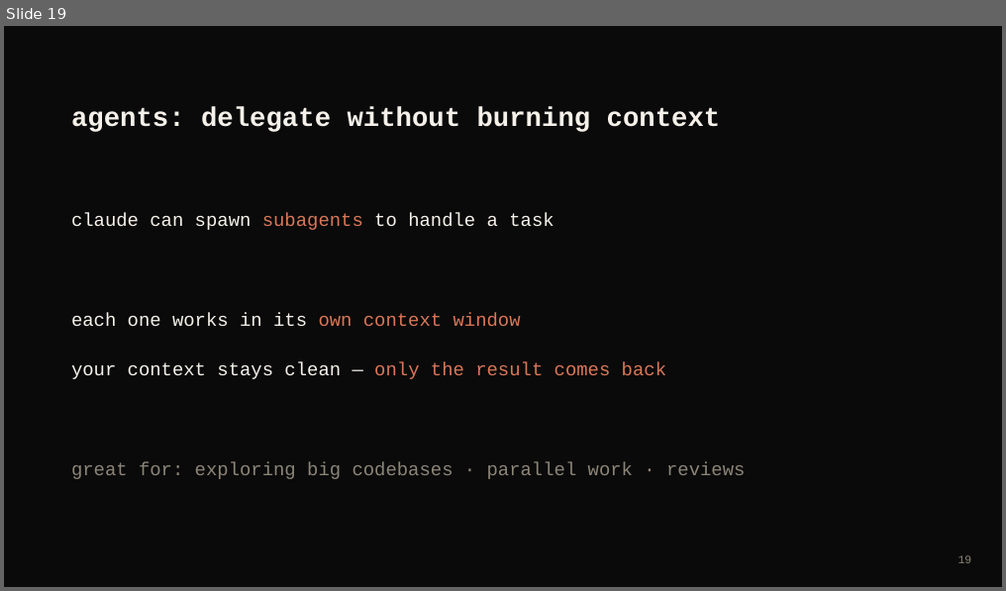
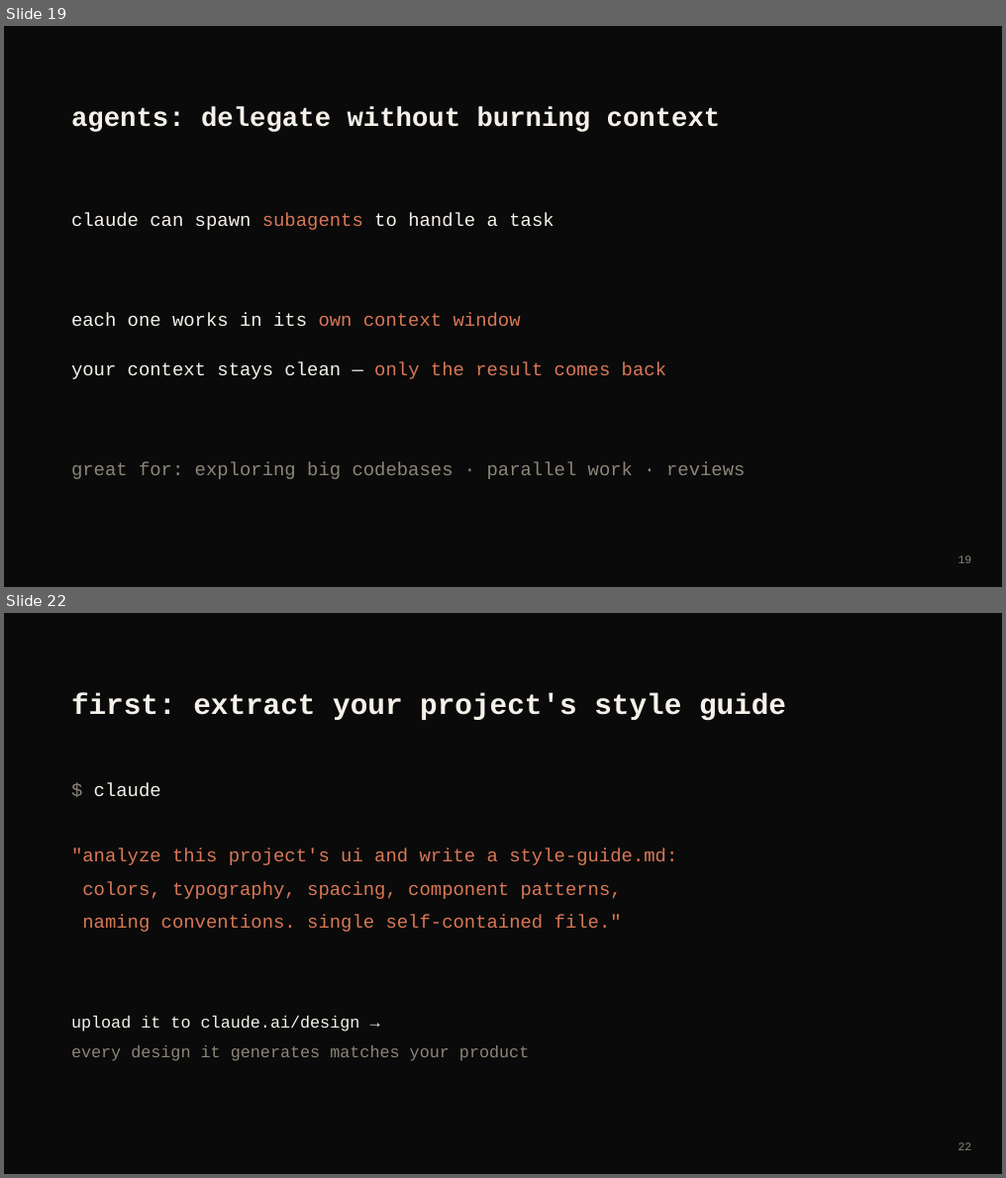
Before and after one commit to javierludena/seminario-claude-code, a slide deck: claude-code-seminar.pptx. Shown one above the other, each under a label of ours: slide 19 before the commit, slides 19 and 22 after it; the slides between them are not shown. The pictures are 1006x591 and 1006x1178 pixels, drawn with LibreOffice and Linux fonts; fonts in the diff are those of the drawing. Boxes give left, top, right and bottom in pixels: in the first picture for what was removed or moved away, otherwise in the second. Text is boxed around its words. In the diff, an @@ line names an element or a change of style, - is before the commit and + after.

Commit message:
slides: english boris-style deck (keybindings, models, agents, style-guide)

```diff
--- a/claude-code-seminar.pptx
+++ b/claude-code-seminar.pptx
@@ slide 22 added at [4, 613, 1002, 1174], background #0A0A0A @@
@@ text added at [71, 693, 786, 721], 28 pt, text #F5F1EA, bold @@
+first: extract your project's style guide
@@ text added at [94, 782, 161, 797], 18 pt, text #F5F1EA @@
+$ claude
@@ text added at [71, 849, 677, 932], 18 pt, text #D97757 @@
+"analyze this project's ui and write a style-guide.md:
+colors, typography, spacing, component patterns,
+naming conventions. single self-contained file."
@@ text added at [71, 1016, 529, 1061], 16 pt, text #8C8578 @@
+upload it to claude.ai/design →
+every design it generates matches your product
@@ text added at [958, 1143, 972, 1151], 11 pt, text #8C8578 @@
+22
```
Also in this commit, not shown: 4 slides changed, 1 other slide added, 2 other files.
